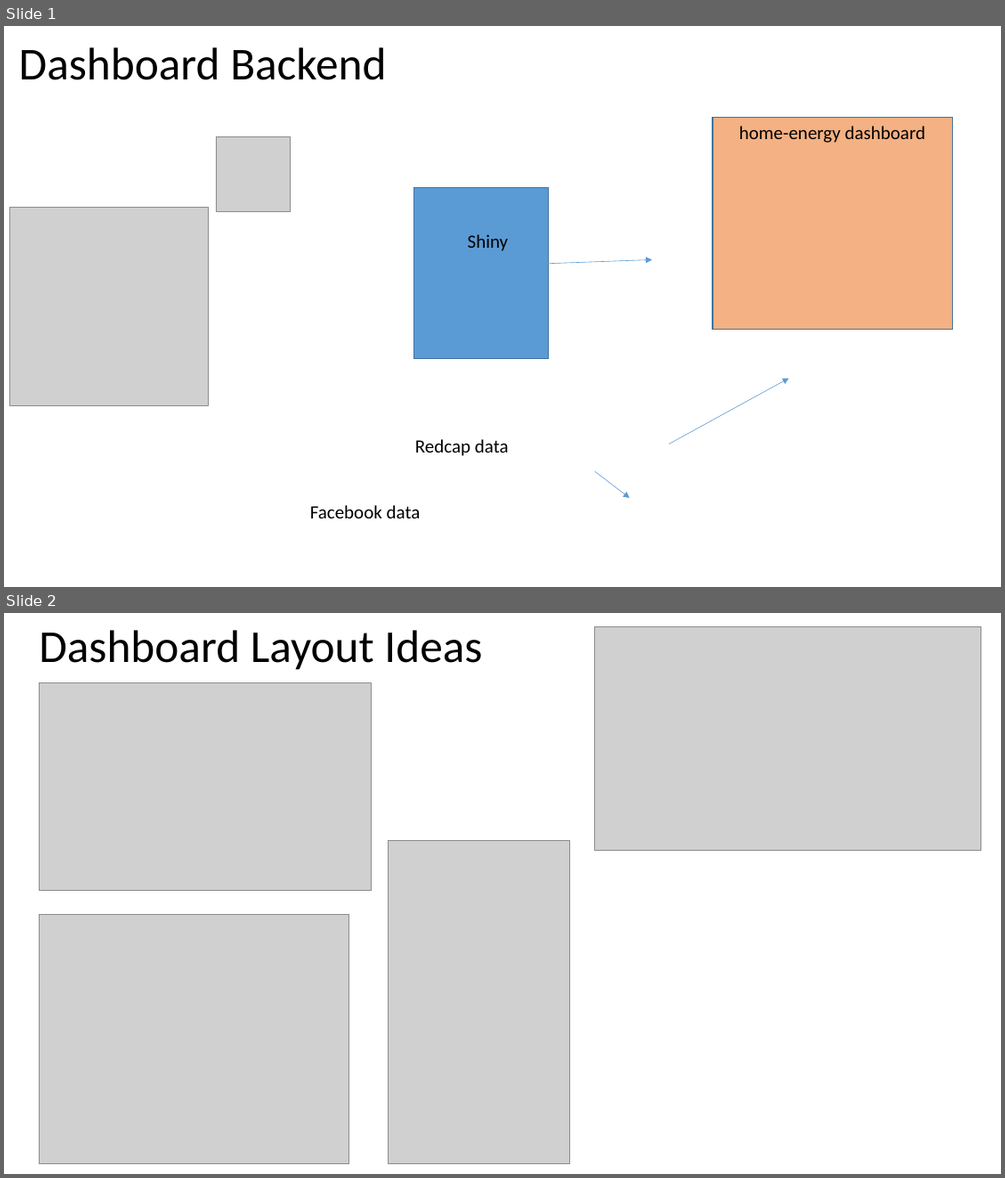
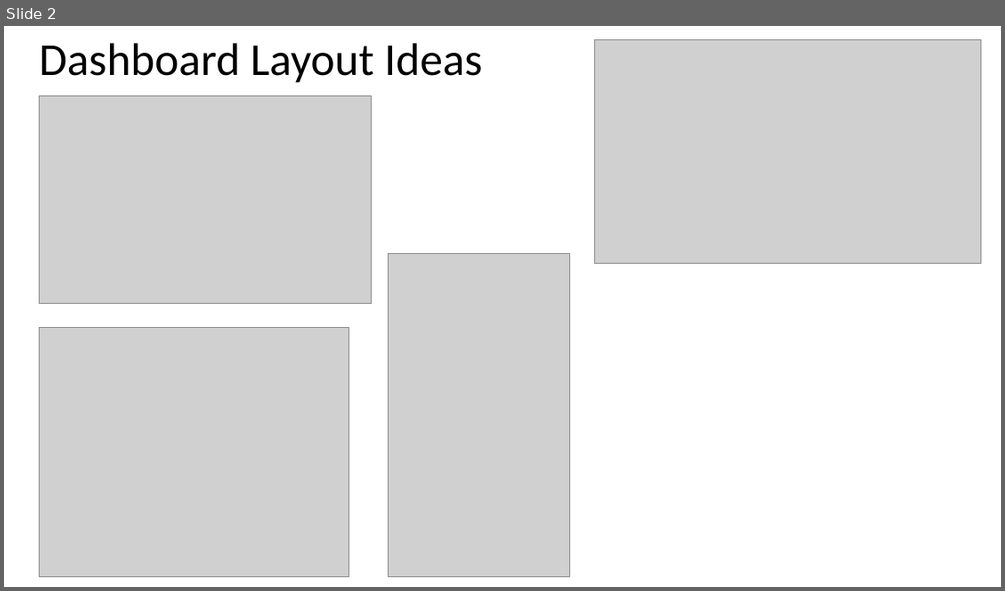
Before and after one commit to dlemas/home-energy, a slide deck: figures/project_overview.pptx. Shown one above the other, each under a label of ours: slides 1 and 2 before the commit, slide 2 after it. The pictures are 1005x1178 and 1005x591 pixels, drawn with LibreOffice and Linux fonts; fonts in the diff are those of the drawing; grey boxes stand for pictures. Boxes give left, top, right and bottom in pixels: in the first picture for what was removed or moved away, otherwise in the second. Text is boxed around its words. In the diff, an @@ line names an element or a change of style, - is before the commit and + after.

```diff
--- a/figures/project_overview.pptx
+++ b/figures/project_overview.pptx
@@ slide 1 removed at (4, 26, 1001, 587), background #FFFFFF @@
@@ text removed at (19, 47, 386, 80) @@
-Dashboard Backend
@@ rectangle removed at (713, 118, 953, 329) @@
@@ text removed at (739, 126, 925, 143) @@
-home-energy dashboard
@@ picture removed at (216, 137, 291, 212) @@
@@ picture removed at (10, 207, 208, 405) @@
@@ rectangle removed at (414, 187, 549, 359) @@
@@ text removed at (468, 234, 509, 251) @@
-Shiny
@@ arrow removed from (444, 267) to (652, 260) @@
@@ arrow removed from (669, 444) to (789, 378) @@
@@ text removed at (415, 439, 509, 456) @@
-Redcap data
@@ arrow removed from (595, 471) to (630, 498) @@
@@ text removed at (310, 505, 421, 518) @@
-Facebook data
```
Also in this commit, not shown: 1 slide added, 8 other files.
